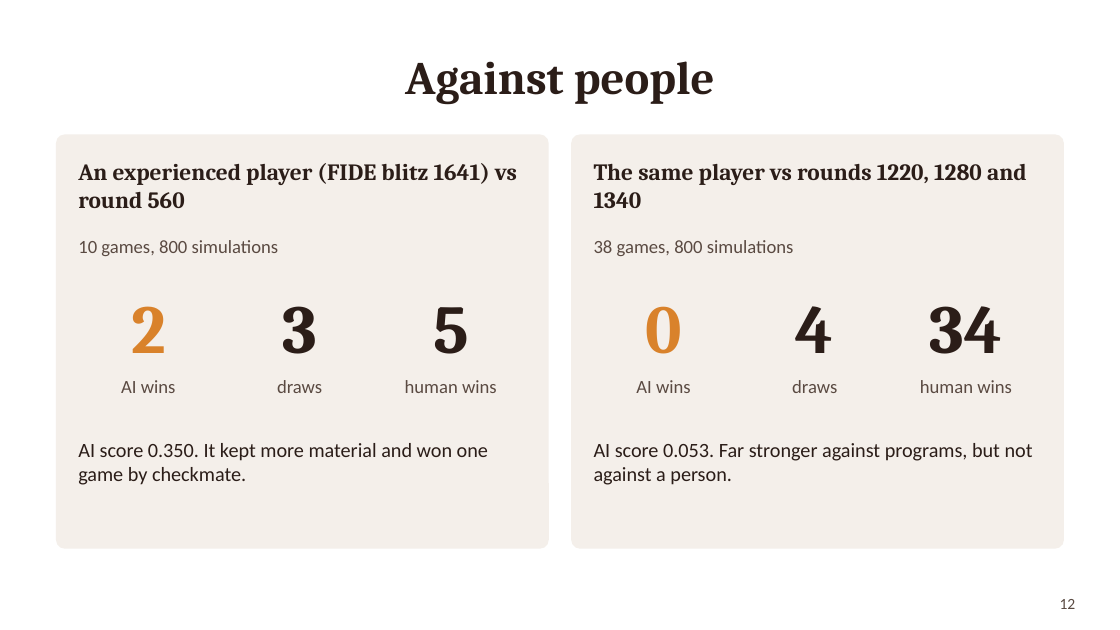
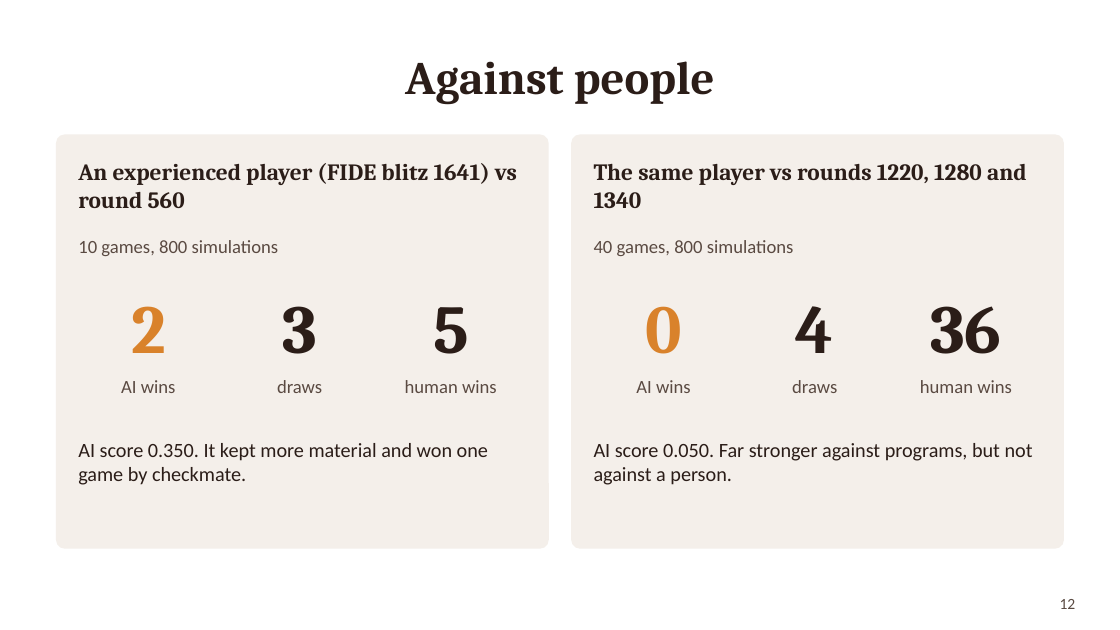
Before and after one commit to f20241463-cmd/CS-F407-chaturanga, a slide deck: slide 12 of report/ChaturangZero_Slides.pptx. Drawn at 1120x630 pixels with LibreOffice and Linux fonts; fonts in the diff are those of the drawing. Boxes give left, top, right and bottom in pixels: in the first picture for what was removed or moved away, otherwise in the second. Text is boxed around its words. In the diff, an @@ line names an element or a change of style, - is before the commit and + after.

```diff
--- a/report/ChaturangZero_Slides.pptx
+++ b/report/ChaturangZero_Slides.pptx
@@ text at [594,240,794,256]: text changed @@
-38 games, 800 simulations
+40 games, 800 simulations
@@ text at [930,306,1002,354]: text changed @@
-34
+36
@@ text at [594,443,1033,485]: text changed @@
-AI score 0.053. Far stronger against programs, but not against a person.
+AI score 0.050. Far stronger against programs, but not against a person.
```
Also in this commit, not shown: 11 other files.
